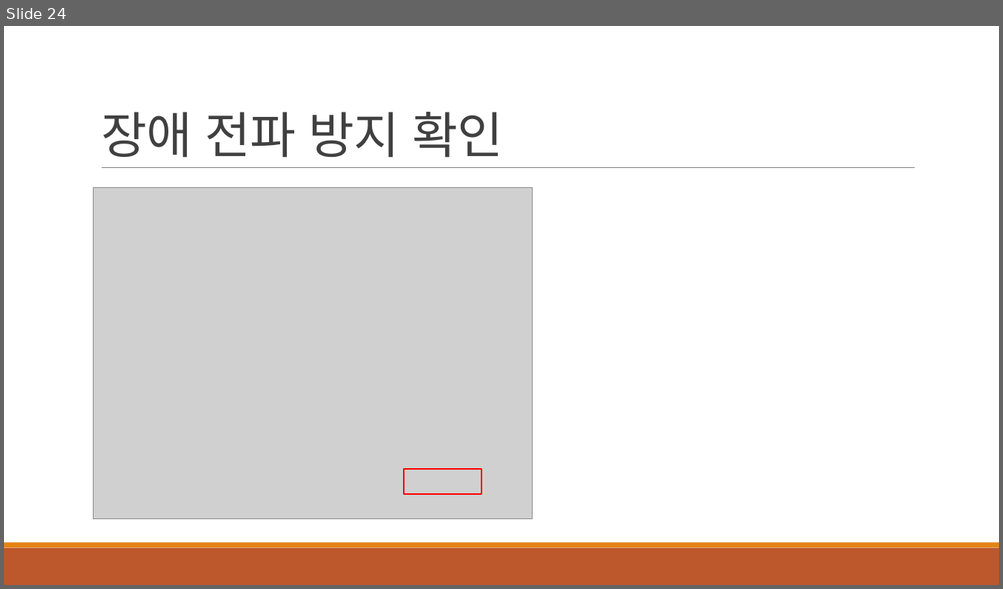
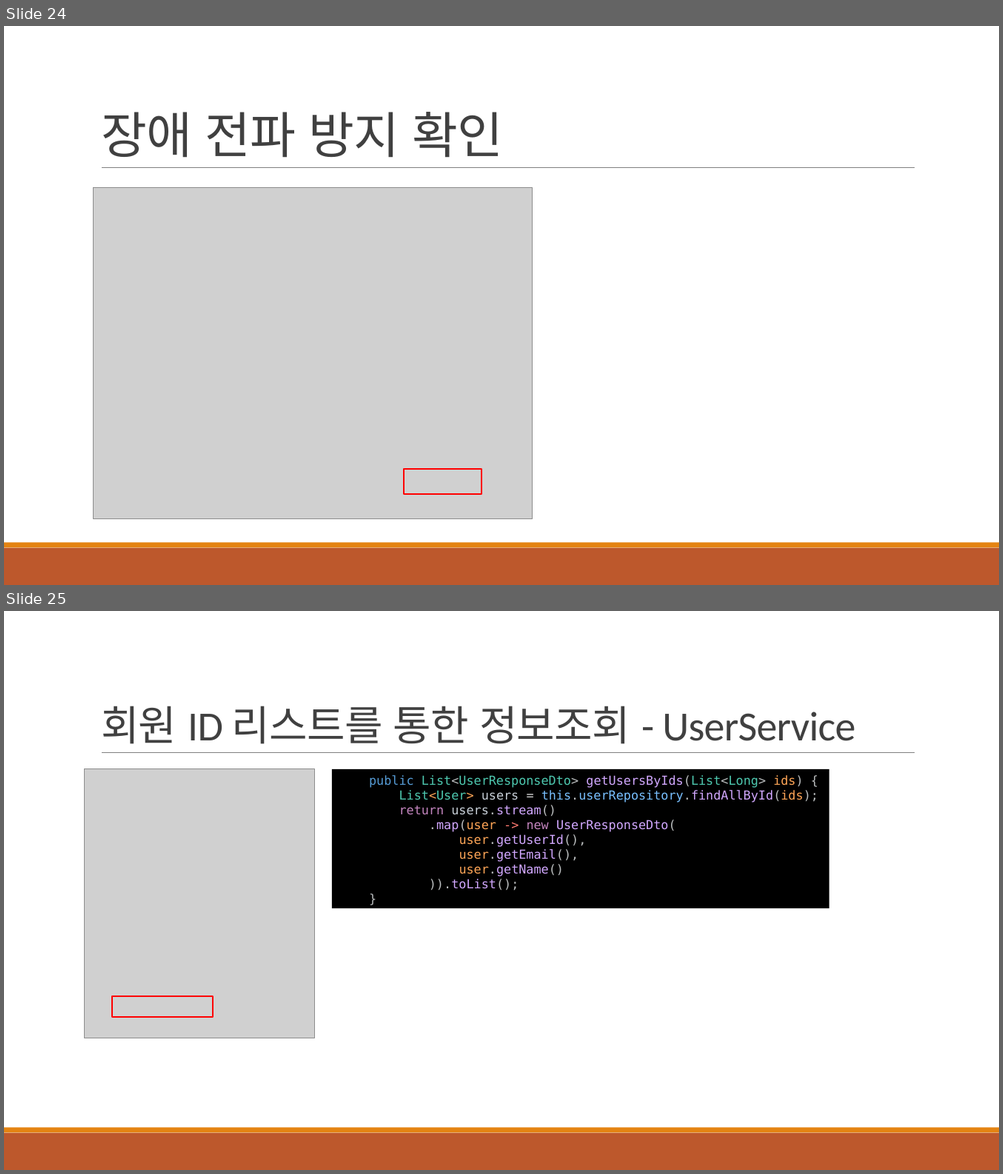
Before and after one commit to khb3025/study-msa, a slide deck: msa-ppt/3.데이터 조회 API 구현.pptx. Shown one above the other, each under a label of ours: slide 24 before the commit, slides 24 and 25 after it. The pictures are 1003x589 and 1003x1174 pixels, drawn with LibreOffice and Linux fonts; fonts in the diff are those of the drawing; grey boxes stand for pictures. Boxes give left, top, right and bottom in pixels: in the first picture for what was removed or moved away, otherwise in the second. Text is boxed around its words. In the diff, an @@ line names an element or a change of style, - is before the commit and + after.

Commit message:
feat : 회원 리스트 ids 조회 API

```diff
--- a/msa-ppt/3.데이터 조회 API 구현.pptx
+++ b/msa-ppt/3.데이터 조회 API 구현.pptx
@@ slide 25 added at (x1=4, y1=611, x2=999, y2=1170), background #FFFFFF; not listed: 3 template elements that a slide beside it also shows @@
@@ title added at (x1=101, y1=706, x2=855, y2=744), 40 pt, text #404040 @@
+회원 ID 리스트를 통한 정보조회 - UserService
@@ picture added at (x1=84, y1=769, x2=313, y2=1038) @@
@@ rectangle added at (x1=332, y1=769, x2=829, y2=908), fill #000000, 12 pt, text #D2A8FF @@
+public List<UserResponseDto> getUsersByIds(List<Long> ids) {
+List<User> users = this.userRepository.findAllById(ids);
+return users.stream()
+.map(user -> new UserResponseDto(
+user.getUserId(),
+user.getEmail(),
+user.getName()
+)).toList();
+}
@@ rectangle added at (x1=112, y1=997, x2=213, y2=1017), outline #FF0000 1.25 pt @@
```
Also in this commit, not shown: 2 other slides added, 3 other files.
